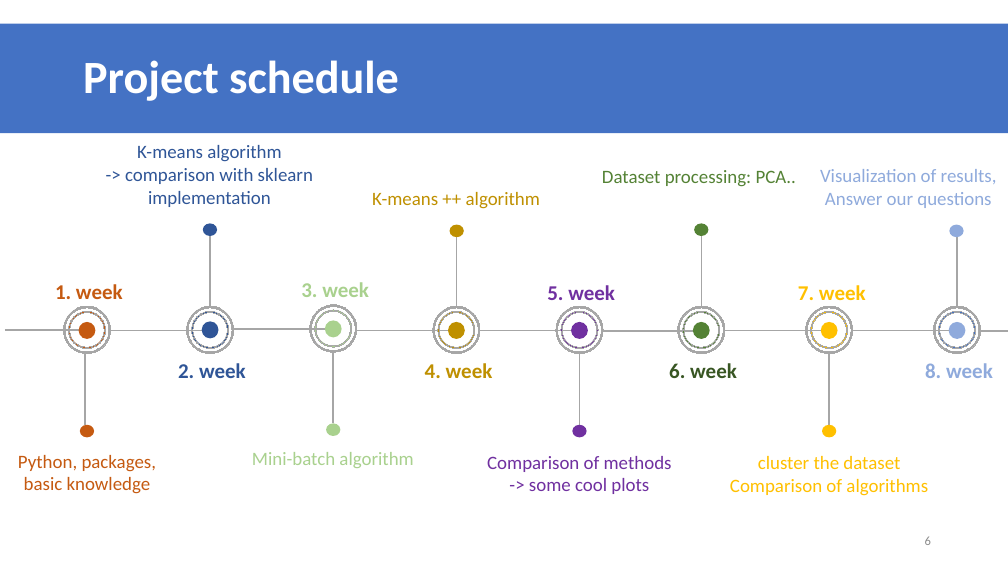
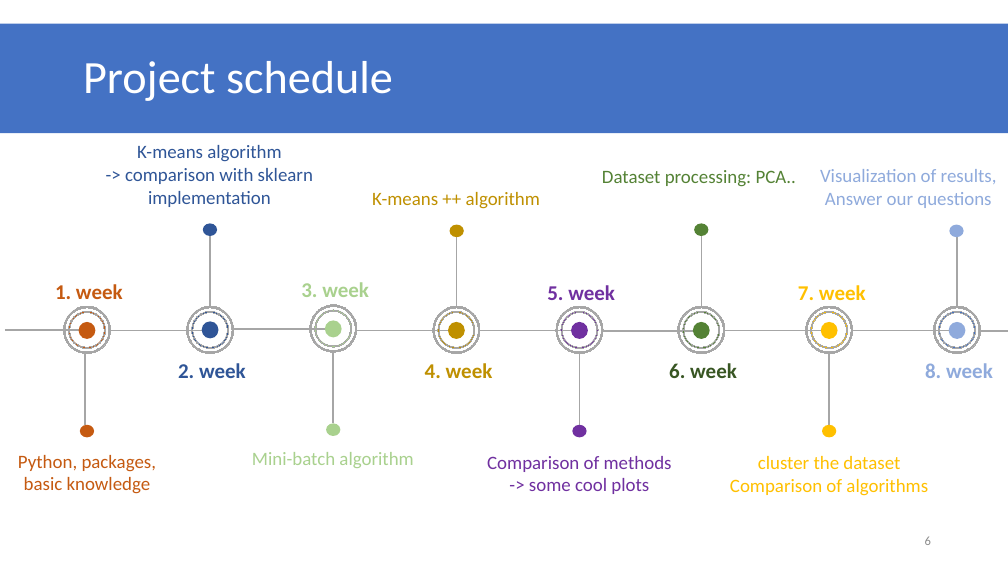
Before and after one commit to datascience-mobi/group-01-project-4-1, a slide deck: slide 6 of K-means clustering.pptx. Drawn at 1008x567 pixels with LibreOffice and Linux fonts; fonts in the diff are those of the drawing. Boxes give left, top, right and bottom in pixels: in the first picture for what was removed or moved away, otherwise in the second. Text is boxed around its words. In the diff, an @@ line names an element or a change of style, - is before the commit and + after.

```diff
--- a/K-means clustering.pptx
+++ b/K-means clustering.pptx
@@ title "Project schedule" at [0, 23, 1008, 133]: bold off @@
```
Also in this commit, not shown: 6 other slides changed.
